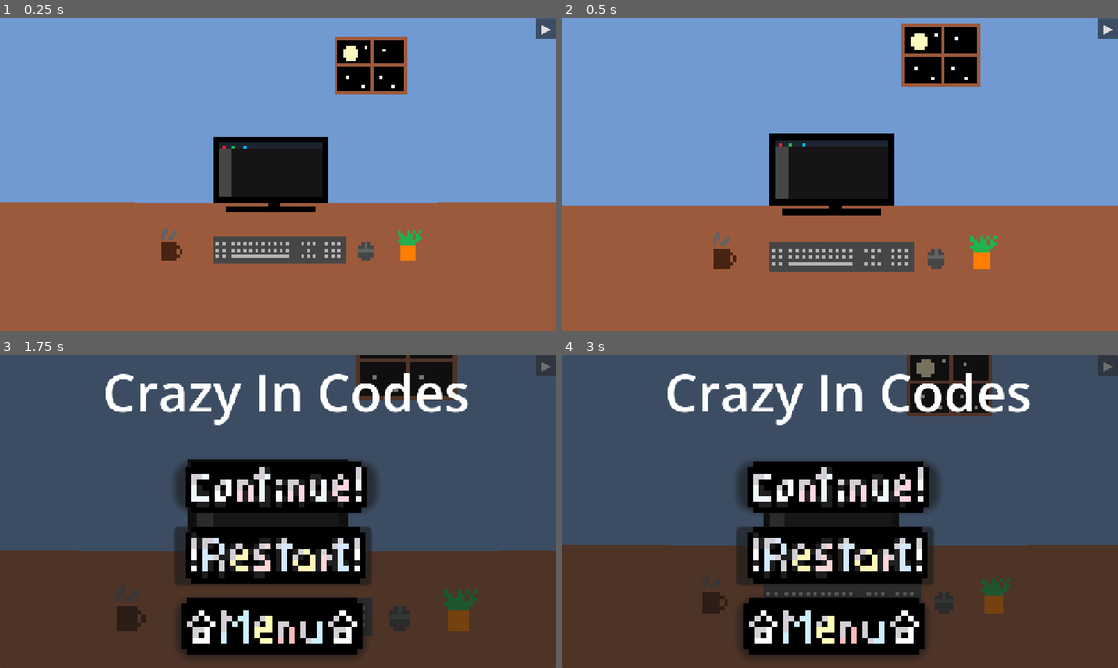
Above: before the commit, frames 1-4 (two rows, left to right).
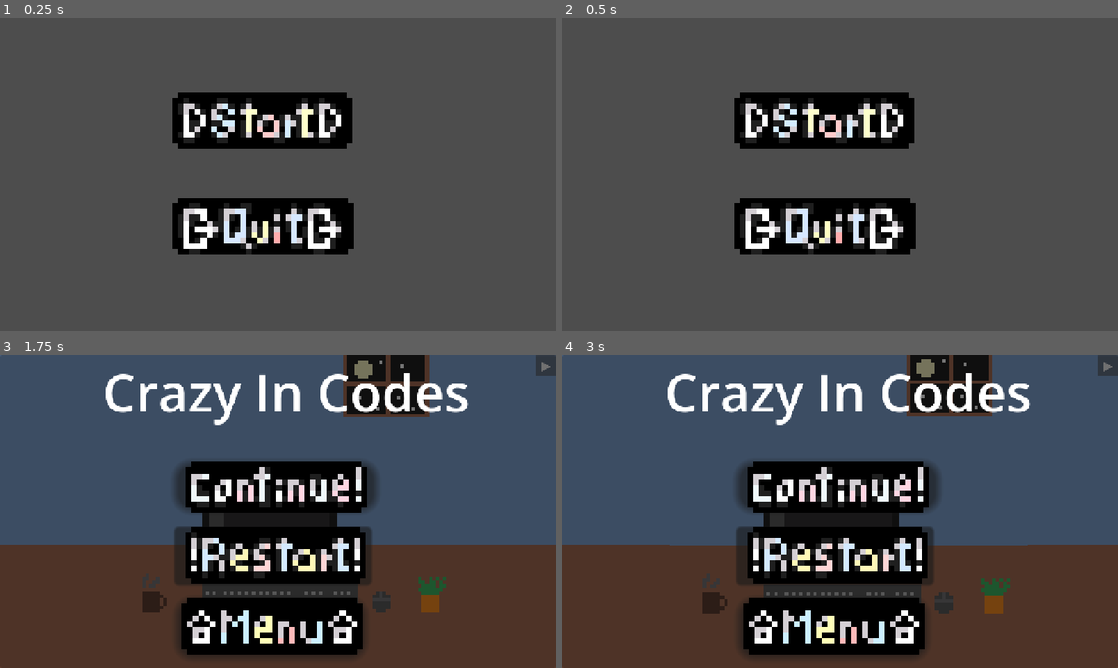
Above: after the commit, the same moments.

Repository: SiriusVe/crazy-in-codes
Game: Godot game, scene res://Scenes/Crazy in Codes.tscn
Same seed, same stepped clock (60 frames per second), same inputs: the game is played once before the commit and once after it. Before the commit the project starts from res://Scenes/fase_1.tscn.
Inputs (mouse positions are in pixels of both pictures, inside the frame that each line leads up to):
- Up to frame 1 (0.25 s): no input
- Up to frame 2 (0.5 s): no input
- Up to frame 3 (1.75 s): click (261, 458) at 0.52 s; click "▶" at 1.25 s
- Up to frame 4 (3 s): click (834, 555) at 2 s; click "▶" at 2.75 s

The runs differ from the first frame. In frame 1, 98% of the frame differs, in the area x 0-100%, y 0-100%; in frame 2, 97%; in frame 3, 7.0%; in frame 4, nothing differs.

Commit message:
Correção bugs

Diff:
--- a/Scenes/fase_1.tscn
+++ b/Scenes/fase_1.tscn
@@ -228,4 +228,5 @@
 offset_top = 174.0
 offset_right = 1296.0
 offset_bottom = 981.0
+mouse_filter = 2
 color = Color(1, 0, 0, 0)
--- a/project.godot
+++ b/project.godot
@@ -11,7 +11,7 @@
 [application]
 
 config/name="Crazy in Codes"
-run/main_scene="uid://67gykr4ffylt"
+run/main_scene="uid://cm28868qsffi0"
 config/features=PackedStringArray("4.7", "GL Compatibility")
 config/icon="res://icon.svg"
 
